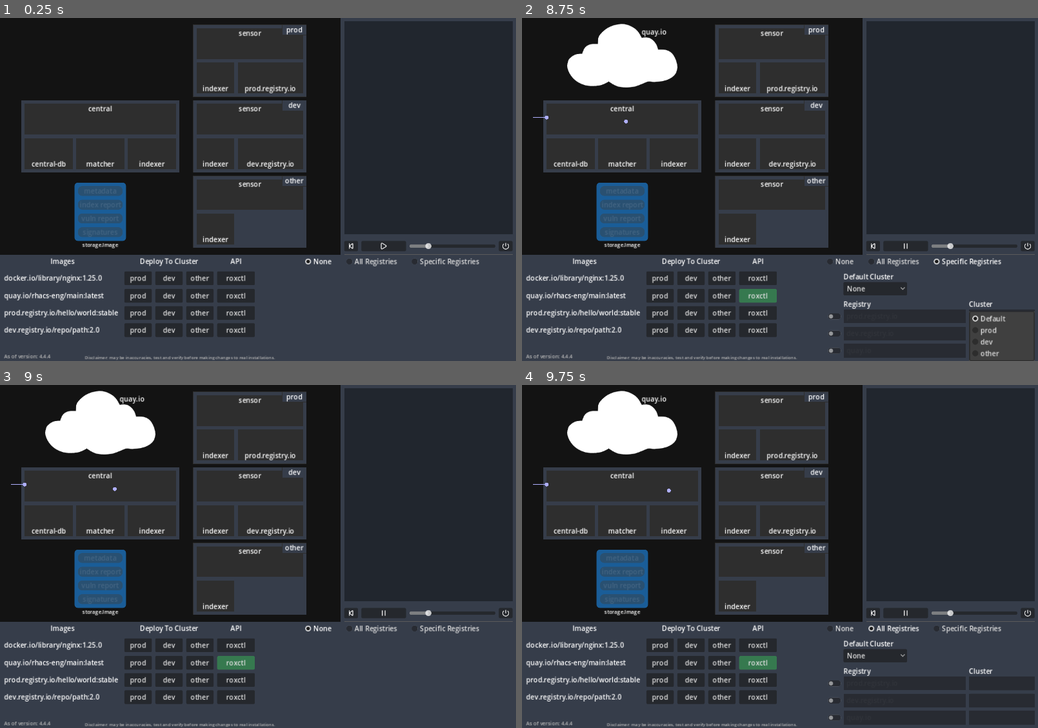
Above: before the commit, frames 1-4 (two rows, left to right).
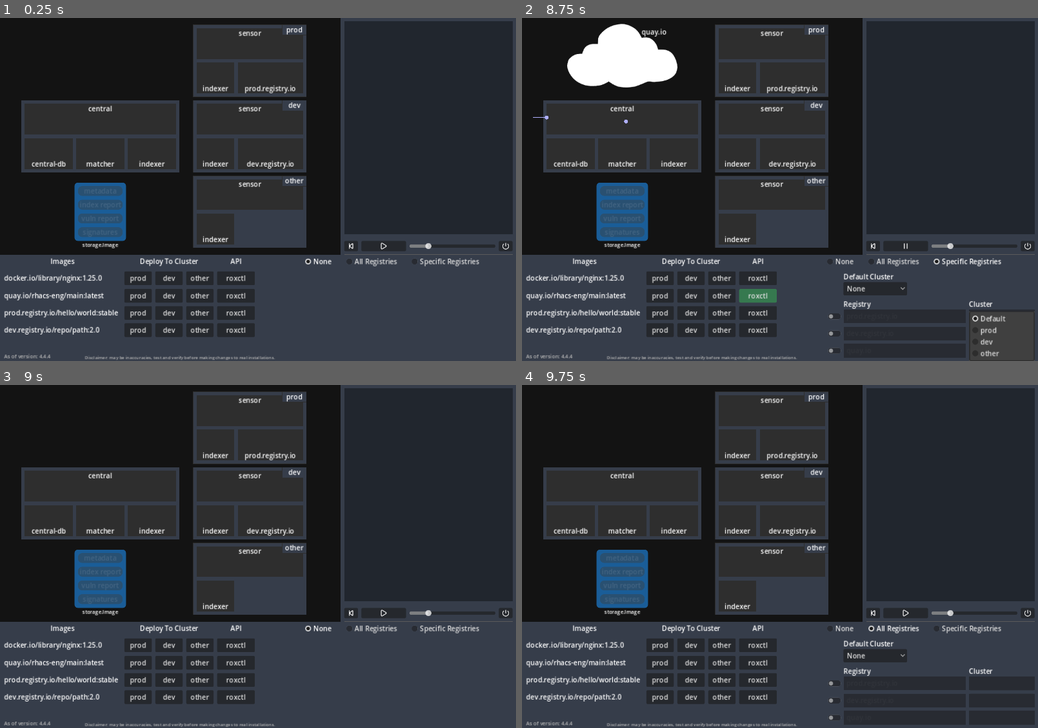
Above: after the commit, the same moments.

Repository: dcaravel/delegated-scanning-sim
Game: Godot game, scene res://arch.tscn
Same seed, same stepped clock (60 frames per second), same inputs: the game is played once before the commit and once after it.
Inputs:
- Up to frame 1 (0.25 s): no input
- Up to frame 2 (8.75 s): click "None" at 0.5 s; click "All Registries" at 1.25 s; click "Specific Registries" at 2 s; click "None" at 2.75 s; click "Default" at 3.5 s; click "prod" at 4.25 s; click "dev" at 5 s; click "other" at 5.75 s; click "roxctl" at 6.5 s; click "None" at 7.25 s; click "Default" at 8 s
- Up to frame 3 (9 s): click "None" at 8.75 s
- Up to frame 4 (9.75 s): click "All Registries" at 9.5 s

Frames 1-2 are identical in both runs. In frame 3, 3.1% of the frame differs, in the area x 2-75%, y 1-84%; in frame 4, 3.1%.

Commit message:
perform reset when config changes

Diff:
--- a/arch.gd
+++ b/arch.gd
@@ -218,12 +218,15 @@
 
 func _on_none_radio_toggled(_toggled_on):
 	_sync_enabled_for_radio()
+	_reset()
 
 func _on_all_registries_radio_toggled(_toggled_on):
 	_sync_enabled_for_radio()
+	_reset()
 
 func _on_specific_registries_radio_toggled(_toggled_on):
 	_sync_enabled_for_radio()
+	_reset()
 
 func _sync_image_status():
 	$ImageStatusZoomed.have_metadata = have_metadata
